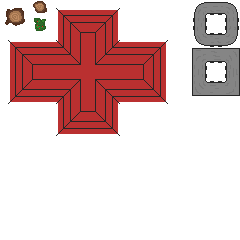
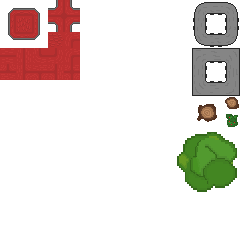
Revision of a layered 240x240 image; what changed, layer by layer:
removed layer "other stuff" over [left=5, top=1, right=47, bottom=31]
removed layer "house" over [left=8, top=2, right=239, bottom=136]
added layer "Layer Group" above "Ground" over [left=0, top=0, right=239, bottom=192]
